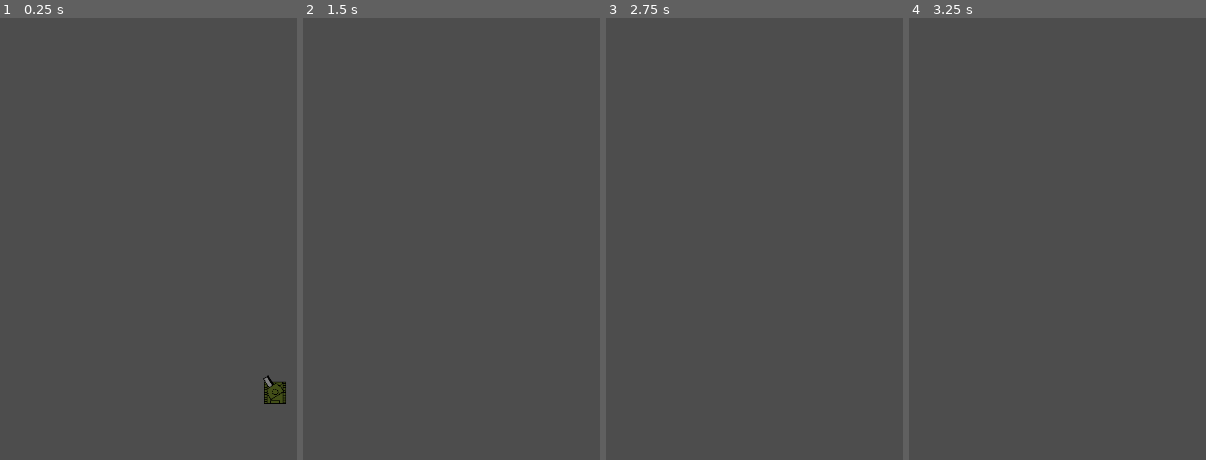
Above: before the commit, frames 1-4 (left to right).
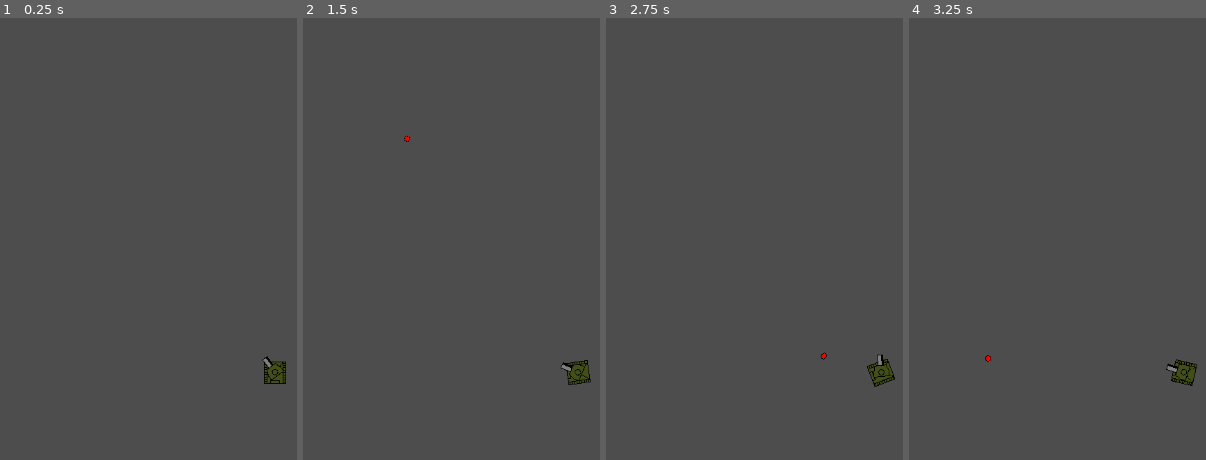
Above: after the commit, the same moments.

Repository: Ellolo17/JuegoTanques
Game: Godot game, scene res://SCENES/GameScene.tscn
Two runs of this game, one before a commit and one after it. Both use one fixed random seed, a clock stepped at 60 frames per second and the inputs below. Before the commit the project has no main scene; this scene is started directly in both runs.
Inputs (mouse positions are in pixels of both pictures, inside the frame that each line leads up to):
- Up to frame 1 (0.25 s): no input
- Up to frame 2 (1.5 s): tap Enter (ui_accept) at 0.5, 1.35 s; move the mouse to (outside the picture) at 0.52 s; hold Enter (ui_accept) 0.53-1.28 s; hold Right (ui_right) from 0.53 s (still down); move the mouse to (317, 256) at 1.27 s
- Up to frame 3 (2.75 s): tap Enter (ui_accept) at 1.52, 1.82 s; move the mouse to (861, 137) at 2.02 s; release Right (ui_right) at 2.03 s; hold Left (ui_left) from 2.03 s (still down); hold Enter (ui_accept) from 2.03 s (still down)
- Up to frame 4 (3.25 s): move the mouse to (1042, 327) at 2.77 s; release Left (ui_left) at 2.78 s; release Enter (ui_accept) at 2.78 s; hold Right (ui_right) from 2.78 s (still down); tap Enter (ui_accept) at 2.85, 3.02 s

The runs differ from the first frame. In frame 1, 0.7% of the frame differs, in the area x 88-97%, y 76-88%; in frame 2, 0.4%; in frame 3, 0.4%; in frame 4, 0.4%.

Commit message:
Update after a few days of work
The tank moves, shoots, has more graphics, etc...

Diff:
--- a/tank/SCENES/MoveForwardUntilCollisionOrDie.gd
+++ b/tank/CODE/Bala.gd
@@ -12,12 +12,16 @@
 var timeToDie
 var parent:CharacterBody2D
 
-signal hit_something
 
-# Called when the node enters the scene tree for the first time.
-func _ready() -> void:
+func start(_position, _direction):
+	# set
+	rotation = _direction
+	position = _position
+
+	#adjust rotation
+	velocity = Vector2(speed, 0).rotated(rotation)
 	timeToDie = Time.get_ticks_msec() + lifeTime
-	pass # Replace with function body.
+
 
 
 # Called every frame. 'delta' is the elapsed time since the previous frame.
@@ -25,19 +29,22 @@
 	if(Time.get_ticks_msec() > timeToDie):
 		queue_free()
 
-	velocity = speed * direction
 	var collision = move_and_collide(velocity * delta)
 
 	#If it hit something, emit the signal from earlier
 	while (collision and collision_count < max_collisions):
 		var collider = collision.get_collider()
+		if(collider == parent):
+			queue_free()
 
 		if(collider != parent):
-			if collider is Tanque:
+			if collider is Tank:
+				print ("collider hit enemy tank")
 				collider.hit(damage)
 				queue_free()
 				break
 			else:
+				print ("collider hit another item: " + collider.get)
 				var normal = collision.get_normal()
 				var remainder = collision.get_remainder()
 				velocity = velocity.bounce(normal)
--- a/tank/CODE/LookAtMouse.gd
+++ /dev/null
@@ -1,17 +0,0 @@
-extends Node2D
-
-# Called when the node enters the scene tree for the first time.
-func _ready() -> void:
-	pass # Replace with function body.
-
-
-# Called every frame. 'delta' is the elapsed time since the previous frame.
-func _process(delta: float) -> void:
-
-	var camera = get_viewport().get_camera_2d()
-	var mousePos = camera.get_global_mouse_position()
-
-	look_at(mousePos)
-	rotate(PI/2)
-
-	pass
--- /dev/null
+++ b/tank/CODE/MouseTower.gd
@@ -0,0 +1,37 @@
+extends Node2D
+
+@export var BULLET_SPEED : float = 400
+@export var msBetweenShots = 1000
+
+var   msNextShoot = 0
+const bullet = preload("res://SCENES/Bala.tscn")
+const explosion = preload("res://SCENES/Explosion.tscn")
+
+var parent
+
+# Called when the node enters the scene tree for the first time.
+func _ready() -> void:
+	pass # Replace with function body.
+
+
+# Called every frame. 'delta' is the elapsed time since the previous frame.
+func _process(delta: float) -> void:
+
+	var camera = get_viewport().get_camera_2d()
+	var mousePos = camera.get_global_mouse_position()
+
+	look_at(mousePos)
+	rotate(PI/2)
+
+	pass
+
+func shoot():
+	if(Time.get_ticks_msec() > msNextShoot):
+		msNextShoot = Time.get_ticks_msec() + msBetweenShots
+		shootBullet()
+
+func shootBullet():
+	var b = bullet.instantiate()
+	b.start($ShootSpawnPoint.global_position, (rotation - (PI/2)))
+	b.parent = self.parent # to prevent collision with parent
+	get_tree().root.add_child(b)
--- /dev/null
+++ b/tank/CODE/TankControl.gd
@@ -0,0 +1,78 @@
+extends CharacterBody2D
+
+class_name Tank
+
+# speed
+var speed = 0
+@export var maxSpeed = 100
+@export var minSpeed = -75
+@export var accelerationForward = 5
+@export var accelerationBackward = 1
+@export var brakeSpeed = 1
+
+# rotation
+@export var rotation_speed = 1.5
+var rotation_direction = 0
+
+# life
+var life = 100
+
+func _ready() -> void:
+	$SpriteCuerpo/SpriteTorre.parent = self
+
+func do_Speed():
+	var dir = Input.get_axis("ui_down", "ui_up")
+
+	# If button pressed, accelerate. Else, brake
+	if(dir == 0 && speed != 0):
+		# Nothing pressed, brake
+		if(speed > 0):
+			speed = speed - brakeSpeed
+			if(speed < 0):speed = 0
+		if(speed < 0):
+			speed = speed + brakeSpeed
+			if(speed > 0): speed = 0
+	else:
+		#something pressed, accelerate
+		if(dir > 0):
+			#add acceleration
+			speed = speed + (accelerationForward * dir)
+			#if its changing direction, add some brake
+			if(speed < 0):
+				speed = speed + brakeSpeed
+		else:
+			#add acceleration
+			speed = speed + (accelerationBackward * dir)
+			#if its changing direction, add some brake
+			if(speed > 0):
+				speed = speed - brakeSpeed
+
+	# Limit max speed
+	if(speed > maxSpeed): speed = maxSpeed
+	if(speed < minSpeed): speed = minSpeed
+
+	# set speed
+	velocity = transform.y * speed * -1
+
+
+func do_Rotation(delta):
+	rotation_direction = Input.get_axis("ui_left", "ui_right")
+	rotation += rotation_direction * rotation_speed * delta
+
+
+
+func _physics_process(delta: float) -> void:
+	if(life > 0):
+		# Movement
+		do_Speed()
+		do_Rotation(delta)
+		move_and_slide()
+		# If collides with a wall slow down?
+		#if(get_slide_collision_count() > 0):
+			#speed = 0
+
+		if(Input.is_action_pressed("ui_accept")):
+			$SpriteCuerpo/SpriteTorre.shoot()
+
+func hit(damage):
+	life = life - damage
--- /dev/null
+++ b/tank/CODE/dissapearWithTime.gd
@@ -0,0 +1,20 @@
+extends Node
+
+@export var lifeTime = 1000
+var finalTime
+
+
+# Called when the node enters the scene tree for the first time.
+func _ready() -> void:
+	#finalTime = Time.get_ticks_msec() + lifeTime
+	var tween = create_tween()
+	tween.tween_property(self, "modulate.a", 1, 1)
+	#tween.tween_callback(self.queue_free)
+	pass # Replace with function body.
+
+
+# Called every frame. 'delta' is the elapsed time since the previous frame.
+func _process(delta: float) -> void:
+	if(Time.get_ticks_msec() > finalTime):
+		queue_free()
+	pass
--- a/tank/SCENES/Bala.tscn
+++ b/tank/SCENES/Bala.tscn
@@ -1,7 +1,7 @@
 [gd_scene load_steps=5 format=3 uid="uid://bqdqmp6u08h37"]
 
 [ext_resource type="Material" uid="uid://bangb1p4ps80f" path="res://RESOURCES/new_shader_material.tres" id="1_74ljy"]
-[ext_resource type="Script" path="res://SCENES/MoveForwardUntilCollisionOrDie.gd" id="1_rsalc"]
+[ext_resource type="Script" path="res://CODE/Bala.gd" id="1_rsalc"]
 [ext_resource type="Texture2D" uid="uid://dl3uok755dgaw" path="res://2D/bala.png" id="2_sqxs8"]
 
 [sub_resource type="CircleShape2D" id="CircleShape2D_4sa6p"]
--- /dev/null
+++ b/tank/SCENES/Explosion.tscn
@@ -0,0 +1,32 @@
+[gd_scene load_steps=7 format=3 uid="uid://bvp5wvuu6d788"]
+
+[ext_resource type="Material" uid="uid://bangb1p4ps80f" path="res://RESOURCES/new_shader_material.tres" id="1_lpl3k"]
+[ext_resource type="Texture2D" uid="uid://c0xec2fd4md3s" path="res://2D/explosion.png" id="2_bgspb"]
+[ext_resource type="Texture2D" uid="uid://8q3umxxobxno" path="res://2D/explosion2.png" id="3_mqnqu"]
+[ext_resource type="Script" path="res://CODE/dissapearWithTime.gd" id="3_u6x0b"]
+[ext_resource type="Texture2D" uid="uid://cgnhmeothy3yr" path="res://2D/explosion3.png" id="4_jkv4p"]
+
+[sub_resource type="SpriteFrames" id="SpriteFrames_uvxbg"]
+animations = [{
+"frames": [{
+"duration": 1.0,
+"texture": ExtResource("2_bgspb")
+}, {
+"duration": 1.0,
+"texture": ExtResource("3_mqnqu")
+}, {
+"duration": 1.0,
+"texture": ExtResource("4_jkv4p")
+}],
+"loop": true,
+"name": &"default",
+"speed": 5.0
+}]
+
+[node name="Explosion" type="Node2D"]
+
+[node name="Explosion" type="AnimatedSprite2D" parent="."]
+material = ExtResource("1_lpl3k")
+sprite_frames = SubResource("SpriteFrames_uvxbg")
+frame_progress = 0.85483
+script = ExtResource("3_u6x0b")
--- a/tank/SCENES/GameScene.tscn
+++ b/tank/SCENES/GameScene.tscn
@@ -4,7 +4,8 @@
 
 [node name="Node2D" type="Node2D"]
 
-[node name="Cuerpo" parent="." instance=ExtResource("1_q40sm")]
+[node name="Tanque" parent="." instance=ExtResource("1_q40sm")]
+z_index = 1
 position = Vector2(145, 198)
 
 [node name="Camera2D" type="Camera2D" parent="."]
--- a/tank/SCENES/SingleTank.tscn
+++ b/tank/SCENES/SingleTank.tscn
@@ -1,19 +1,19 @@
 [gd_scene load_steps=5 format=3 uid="uid://c81bee60iacox"]
 
 [ext_resource type="Texture2D" uid="uid://dwymg4elbqcu4" path="res://2D/Cuerpo.png" id="1_6ign3"]
-[ext_resource type="Script" path="res://SCENES/TankControl.gd" id="1_k4eld"]
+[ext_resource type="Script" path="res://CODE/TankControl.gd" id="1_k4eld"]
 [ext_resource type="PackedScene" uid="uid://djff6ikoco4ce" path="res://SCENES/torre.tscn" id="2_36o6p"]
 
 [sub_resource type="RectangleShape2D" id="RectangleShape2D_twaxk"]
 size = Vector2(32, 32)
 
-[node name="CharacterBody2D" type="CharacterBody2D"]
+[node name="TanqueController" type="CharacterBody2D"]
 script = ExtResource("1_k4eld")
 
 [node name="CollisionShape2D" type="CollisionShape2D" parent="."]
 shape = SubResource("RectangleShape2D_twaxk")
 
-[node name="Cuerpo" type="Sprite2D" parent="."]
+[node name="SpriteCuerpo" type="Sprite2D" parent="."]
 texture = ExtResource("1_6ign3")
 
-[node name="Torre" parent="Cuerpo" instance=ExtResource("2_36o6p")]
+[node name="SpriteTorre" parent="SpriteCuerpo" instance=ExtResource("2_36o6p")]
--- a/tank/SCENES/TankControl.gd
+++ /dev/null
@@ -1,25 +0,0 @@
-extends CharacterBody2D
-
-
-const SPEED = 300.0
-const JUMP_VELOCITY = -400.0
-
-
-func _physics_process(delta: float) -> void:
-	# Add the gravity.
-	if not is_on_floor():
-		velocity += get_gravity() * delta
-
-	# Handle jump.
-	if Input.is_action_just_pressed("ui_accept") and is_on_floor():
-		velocity.y = JUMP_VELOCITY
-
-	# Get the input direction and handle the movement/deceleration.
-	# As good practice, you should replace UI actions with custom gameplay actions.
-	var direction := Input.get_axis("ui_left", "ui_right")
-	if direction:
-		velocity.x = direction * SPEED
-	else:
-		velocity.x = move_toward(velocity.x, 0, SPEED)
-
-	move_and_slide()
--- a/tank/SCENES/torre.tscn
+++ b/tank/SCENES/torre.tscn
@@ -2,7 +2,7 @@
 
 [ext_resource type="Material" uid="uid://bangb1p4ps80f" path="res://RESOURCES/new_shader_material.tres" id="1_y2cyh"]
 [ext_resource type="Texture2D" uid="uid://cwy64sjwf7rb3" path="res://2D/Torre.png" id="2_wxa1h"]
-[ext_resource type="Script" path="res://CODE/LookAtMouse.gd" id="3_nwxp8"]
+[ext_resource type="Script" path="res://CODE/MouseTower.gd" id="3_nwxp8"]
 
 [node name="Torre" type="Sprite2D"]
 material = ExtResource("1_y2cyh")
--- a/tank/icon.svg
+++ /dev/null
@@ -1 +0,0 @@
-<svg xmlns="http://www.w3.org/2000/svg" width="128" height="128"><rect width="124" height="124" x="2" y="2" fill="#363d52" stroke="#212532" stroke-width="4" rx="14"/><g fill="#fff" transform="translate(12.322 12.322)scale(.101)"><path d="M105 673v33q407 354 814 0v-33z"/><path fill="#478cbf" d="m105 673 152 14q12 1 15 14l4 67 132 10 8-61q2-11 15-15h162q13 4 15 15l8 61 132-10 4-67q3-13 15-14l152-14V427q30-39 56-81-35-59-83-108-43 20-82 47-40-37-88-64 7-51 8-102-59-28-123-42-26 43-46 89-49-7-98 0-20-46-46-89-64 14-123 42 1 51 8 102-48 27-88 64-39-27-82-47-48 49-83 108 26 42 56 81zm0 33v39c0 276 813 276 814 0v-39l-134 12-5 69q-2 10-14 13l-162 11q-12 0-16-11l-10-65H446l-10 65q-4 11-16 11l-162-11q-12-3-14-13l-5-69z"/><path d="M483 600c0 34 58 34 58 0v-86c0-34-58-34-58 0z"/><circle cx="725" cy="526" r="90"/><circle cx="299" cy="526" r="90"/></g><g fill="#414042" transform="translate(12.322 12.322)scale(.101)"><circle cx="307" cy="532" r="60"/><circle cx="717" cy="532" r="60"/></g></svg>
--- a/tank/iconoNuevo.svg
+++ b/tank/iconoNuevo.svg
@@ -2,9 +2,9 @@
 <!-- Created with Inkscape (http://www.inkscape.org/) -->
 
 <svg
-   width="210mm"
-   height="297mm"
-   viewBox="0 0 210 297"
+   width="70mm"
+   height="70mm"
+   viewBox="0 0 70 70"
    version="1.1"
    id="svg5"
    inkscape:version="1.1.2 (0a00cf5339, 2022-02-04)"
@@ -23,34 +23,38 @@
      inkscape:pagecheckerboard="0"
      inkscape:document-units="mm"
      showgrid="false"
-     inkscape:zoom="2.9576319"
-     inkscape:cx="173.44958"
-     inkscape:cy="161.61579"
+     inkscape:zoom="0.73940798"
+     inkscape:cx="-6.7621667"
+     inkscape:cy="96.022767"
      inkscape:window-width="1920"
      inkscape:window-height="1008"
      inkscape:window-x="0"
      inkscape:window-y="0"
      inkscape:window-maximized="1"
-     inkscape:current-layer="layer2" />
+     inkscape:current-layer="layer2"
+     fit-margin-top="0"
+     fit-margin-left="0"
+     fit-margin-right="0"
+     fit-margin-bottom="0" />
   <defs
      id="defs2" />
   <g
      inkscape:label="Layer 1"
      inkscape:groupmode="layer"
      id="layer1"
-     sodipodi:insensitive="true">
+     transform="translate(0.63730595,-19.460411)">
     <path
        id="path46"
-       style="fill:#806600;stroke:#000000;stroke-width:0.999999px;stroke-linecap:butt;stroke-linejoin:miter;stroke-opacity:1"
-       d="m 68.425781,137.75391 c -22.646352,12.00892 -43.158828,24.35979 -59.9277341,37.31054 -8.27960748,6.91074 -8.44024613,6.94698 -10.4042969,21.19922 0.5763902,8.02434 -1.8089108,16.49595 8.9003906,22.98828 54.3322884,17.22246 98.4622594,24.99667 142.5781294,32.75782 3.28835,-1.72312 58.27925,-49.65495 76.85661,-78.91727 1.28212,-27.63507 1.35243,-28.15258 -12.82146,-32.05734 l -56.38672,-2.60157 z"
-       transform="scale(0.26458333)"
+       style="fill:#806600;stroke:#000000;stroke-width:0.264583px;stroke-linecap:butt;stroke-linejoin:miter;stroke-opacity:1"
+       d="m 21.830755,48.284105 c -5.991847,3.17736 -11.419106,6.445194 -15.8558794,9.871747 -2.1906461,1.828467 -2.2331484,1.838055 -2.7528035,5.60896 0.1525032,2.123107 -0.4786076,4.364554 2.354895,6.082316 14.3754179,4.556776 26.0514729,6.613702 37.7237959,8.667173 0.870043,-0.455909 15.419718,-13.137872 20.334978,-20.880194 0.339228,-7.311779 0.357831,-7.448704 -3.392344,-8.481838 L 45.32441,48.463937 Z"
        sodipodi:nodetypes="ccccccccc" />
     <path
        style="fill:#786721;stroke:#000000;stroke-width:0.264583px;stroke-linecap:butt;stroke-linejoin:miter;stroke-opacity:1"
-       d="m 36.564932,31.663851 c 0,0 -9.600036,-0.705958 -10.62749,-0.258667 -1.027455,0.447289 -13.522203,4.314277 -13.522203,4.314277 l 1.836659,7.559329 25.074985,4.054186 6.033217,-6.595067 z"
+       d="m 40.291366,43.500568 c 0,0 -9.600036,-0.705958 -10.62749,-0.258667 -1.027455,0.447289 -13.522203,4.314277 -13.522203,4.314277 l 1.836659,7.559329 25.074985,4.054186 6.033217,-6.595067 z"
        id="path44" />
     <g
-       id="g4922">
+       id="g4922"
+       transform="translate(3.7264341,11.836717)">
       <path
          style="fill:#333333;stroke:#000000;stroke-width:0.264583px;stroke-linecap:butt;stroke-linejoin:miter;stroke-opacity:1"
          d="M 29.466735,35.414757 56.324362,19.592919 c 4.974784,0.02987 5.173585,0.120557 4.108431,5.560243 L 32.511195,40.021644 c -2.360231,-1.0774 -3.505717,-2.568526 -3.04446,-4.606887 z"
@@ -71,10 +75,11 @@
   <g
      inkscape:groupmode="layer"
      id="layer2"
-     inkscape:label="Layer 2">
+     inkscape:label="Layer 2"
+     transform="translate(0.63730595,-19.460411)">
     <path
        style="fill:#333333;stroke:#000000;stroke-width:0.264583px;stroke-linecap:butt;stroke-linejoin:miter;stroke-opacity:1"
-       d="m 2.0690997,49.306945 35.9183253,5.882963 c 3.10223,2.861433 3.158913,6.215222 0.41349,10.022011 L 2.6115336,56.134986 c -2.663091,-1.09054 -2.88729912,-5.250675 -0.5424339,-6.828041 z"
+       d="m 5.7955338,61.143662 35.9183252,5.882963 c 3.10223,2.861433 3.158913,6.215222 0.41349,10.022011 L 6.3379677,67.971703 C 3.6748767,66.881163 3.4506685,62.721028 5.7955338,61.143662 Z"
        id="path5052"
        sodipodi:nodetypes="ccccc" />
   </g>
--- a/tank/project.godot
+++ b/tank/project.godot
@@ -11,8 +11,10 @@
 [application]
 
 config/name="Tank"
+run/main_scene="res://SCENES/GameScene.tscn"
 config/features=PackedStringArray("4.3", "GL Compatibility")
-config/icon="res://icon.svg"
+boot_splash/image="res://iconoNuevo.svg"
+config/icon="res://iconoNuevo.svg"
 
 [rendering]
 
Binary file added: tank/2D/Terreno1.png
Not shown, added: tank/2D/Terreno1.png.import
Binary file changed: tank/2D/Torre.png
Binary file changed: tank/2D/bala.png
Binary file changed: tank/2D/explosion.png
Binary file added: tank/2D/explosion2.png
Not shown, changed: tank/2D/explosion2.png.import
Binary file added: tank/2D/explosion3.png
Not shown, added: tank/2D/explosion3.png.import
Not shown, added: tank/2D/Terreno1xcf.xcf
Not shown, added: tank/2D/Torre.xcf
Not shown, added: tank/2D/bala.xcf
(and 3 more such lines)
